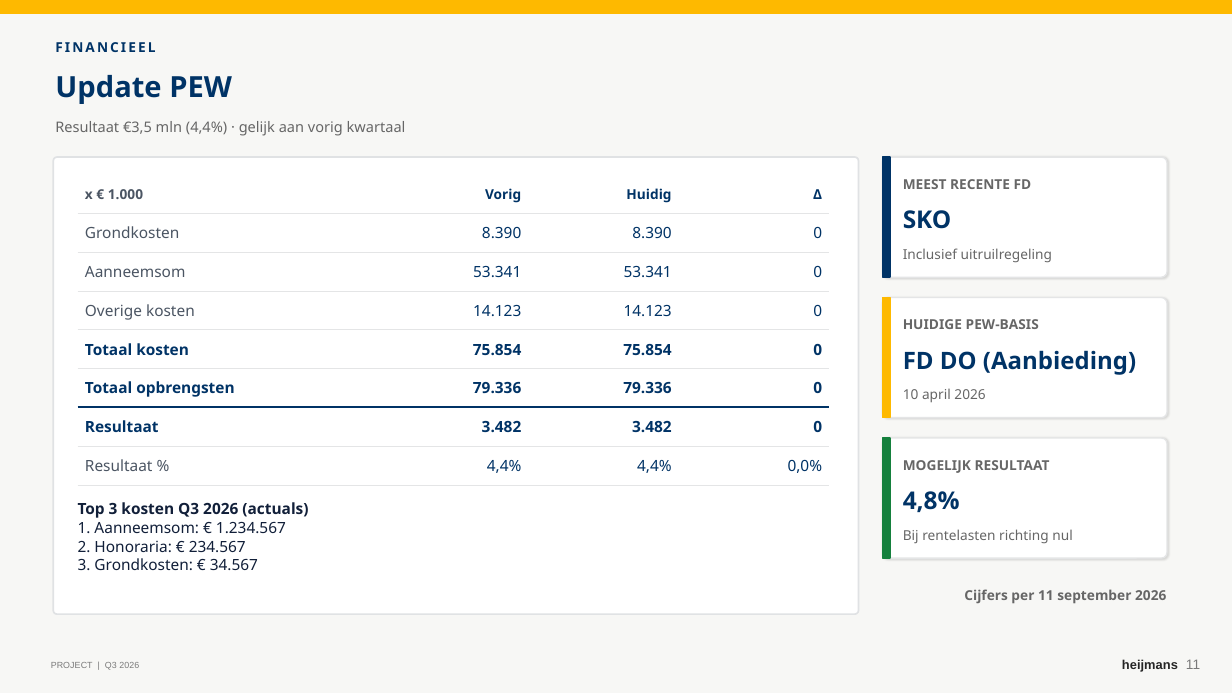
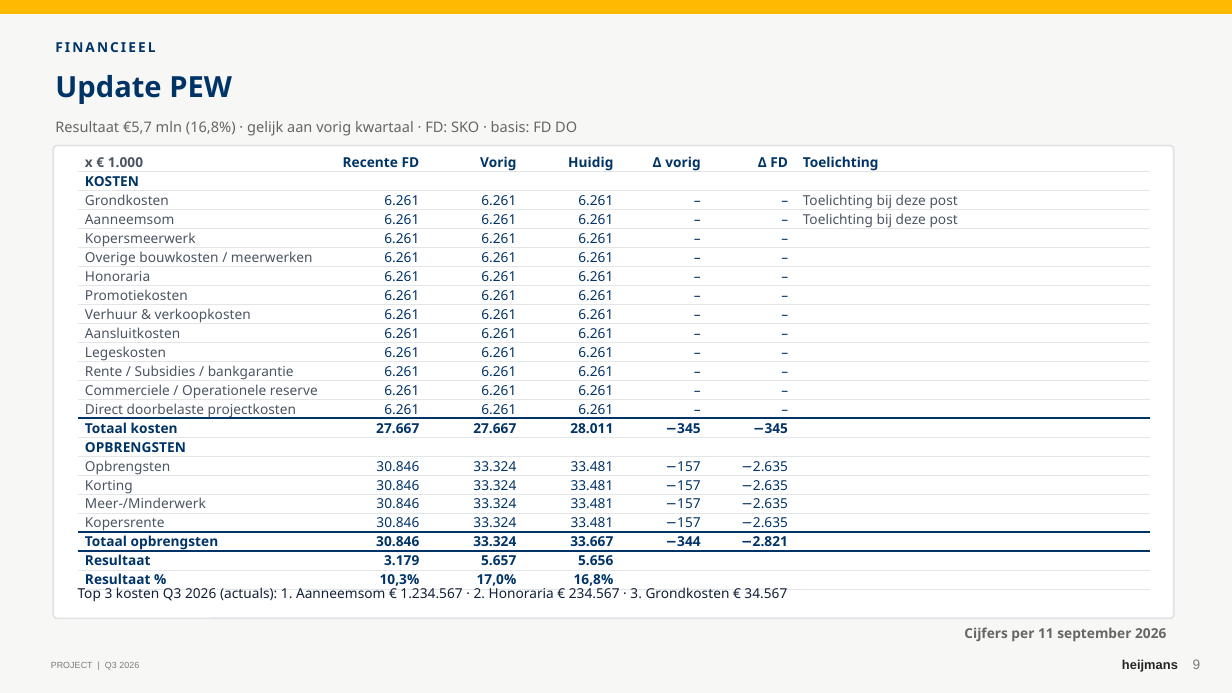
Before and after one commit to LuukLoohuis/Forecast-Builder, a slide deck: slide 9 of output/Kwartaal_Template_cashflow_v22.pptx (slide 11 before the commit). Drawn at 1232x693 pixels with LibreOffice and Linux fonts; fonts in the diff are those of the drawing; background and template pictures are left out. Boxes give left, top, right and bottom in pixels: in the first picture for what was removed or moved away, otherwise in the second. Text is boxed around its words. In the diff, an @@ line names an element or a change of style, - is before the commit and + after.

```diff
--- a/output/Kwartaal_Template_cashflow_v22.pptx
+++ b/output/Kwartaal_Template_cashflow_v22.pptx
@@ rounded rectangle: place and size @@
-rounded rectangle at bbox=[53, 156, 859, 614]
+rounded rectangle at bbox=[53, 145, 1173, 618]
@@ text at bbox=[55, 121, 577, 136]: text changed @@
-Resultaat €3,5 mln (4,4%) · gelijk aan vorig kwartaal
+Resultaat €5,7 mln (16,8%) · gelijk aan vorig kwartaal · FD: SKO · basis: FD DO
@@ table at bbox=[78, 153, 1151, 593] @@
-x € 1.000 | Vorig | Huidig | Δ
-Grondkosten | 8.390 | 8.390 | 0
-Aanneemsom | 53.341 | 53.341 | 0
-Overige kosten | 14.123 | 14.123 | 0
-Totaal kosten | 75.854 | 75.854 | 0
-Totaal opbrengsten | 79.336 | 79.336 | 0
-Resultaat | 3.482 | 3.482 | 0
-Resultaat % | 4,4% | 4,4% | 0,0%
+x € 1.000 | Recente FD | Vorig | Huidig | Δ vorig | Δ FD | Toelichting
+KOSTEN |  |  |  |  |  | 
+Grondkosten | 6.261 | 6.261 | 6.261 | – | – | Toelichting bij deze post
+Aanneemsom | 6.261 | 6.261 | 6.261 | – | – | Toelichting bij deze post
+Kopersmeerwerk | 6.261 | 6.261 | 6.261 | – | – | 
+Overige bouwkosten / meerwerken | 6.261 | 6.261 | 6.261 | – | – | 
+Honoraria | 6.261 | 6.261 | 6.261 | – | – | 
+Promotiekosten | 6.261 | 6.261 | 6.261 | – | – | 
+Verhuur & verkoopkosten | 6.261 | 6.261 | 6.261 | – | – | 
+Aansluitkosten | 6.261 | 6.261 | 6.261 | – | – | 
+Legeskosten | 6.261 | 6.261 | 6.261 | – | – | 
+Rente / Subsidies / bankgarantie | 6.261 | 6.261 | 6.261 | – | – | 
+Commerciele / Operationele reserve | 6.261 | 6.261 | 6.261 | – | – | 
+Direct doorbelaste projectkosten | 6.261 | 6.261 | 6.261 | – | – | 
+Totaal kosten | 27.667 | 27.667 | 28.011 | −345 | −345 | 
+OPBRENGSTEN |  |  |  |  |  | 
+Opbrengsten | 30.846 | 33.324 | 33.481 | −157 | −2.635 | 
+Korting | 30.846 | 33.324 | 33.481 | −157 | −2.635 | 
+Meer-/Minderwerk | 30.846 | 33.324 | 33.481 | −157 | −2.635 | 
+Kopersrente | 30.846 | 33.324 | 33.481 | −157 | −2.635 | 
+Totaal opbrengsten | 30.846 | 33.324 | 33.667 | −344 | −2.821 | 
+Resultaat | 3.179 | 5.657 | 5.656 |  |  | 
+Resultaat % | 10,3% | 17,0% | 16,8% |  |  | 
@@ table: place and size @@
-table at bbox=[78, 175, 829, 485]
+table at bbox=[78, 153, 1151, 593]
@@ rounded rectangle removed at bbox=[882, 156, 1167, 276] @@
@@ rectangle removed at bbox=[882, 156, 890, 276] @@
@@ text removed at bbox=[903, 179, 1032, 189] @@
-MEEST RECENTE FD
@@ text removed at bbox=[903, 210, 952, 229] @@
-SKO
@@ text removed at bbox=[903, 248, 1052, 262] @@
-Inclusief uitruilregeling
@@ rounded rectangle removed at bbox=[882, 298, 1167, 418] @@
@@ rectangle removed at bbox=[882, 298, 890, 418] @@
@@ text removed at bbox=[903, 319, 1039, 329] @@
-HUIDIGE PEW-BASIS
@@ text removed at bbox=[903, 350, 1136, 375] @@
-FD DO (Aanbieding)
@@ text removed at bbox=[903, 389, 985, 402] @@
-10 april 2026
@@ rounded rectangle removed at bbox=[882, 439, 1167, 558] @@
@@ rectangle removed at bbox=[882, 439, 890, 558] @@
@@ text removed at bbox=[903, 460, 1050, 473] @@
-MOGELIJK RESULTAAT
@@ text removed at bbox=[903, 491, 960, 512] @@
-4,8%
@@ text removed at bbox=[903, 529, 1073, 543] @@
-Bij rentelasten richting nul
@@ text at bbox=[78, 584, 787, 602]: text changed; size 9 to 8 pt @@
-Top 3 kosten Q3 2026 (actuals)
-1. Aanneemsom: € 1.234.567
-2. Honoraria: € 234.567
-3. Grondkosten: € 34.567
+Top 3 kosten Q3 2026 (actuals): 1. Aanneemsom € 1.234.567 · 2. Honoraria € 234.567 · 3. Grondkosten € 34.567
@@ text "Cijfers per 11 september 2026": place and size @@
-text "Cijfers per 11 september 2026" at bbox=[964, 589, 1166, 604]
+text "Cijfers per 11 september 2026" at bbox=[964, 627, 1166, 642]
@@ page number at bbox=[1193, 659, 1201, 669]: text changed @@
-11
+9
```
Also in this commit, not shown: 2 slides removed, 10 other files.
